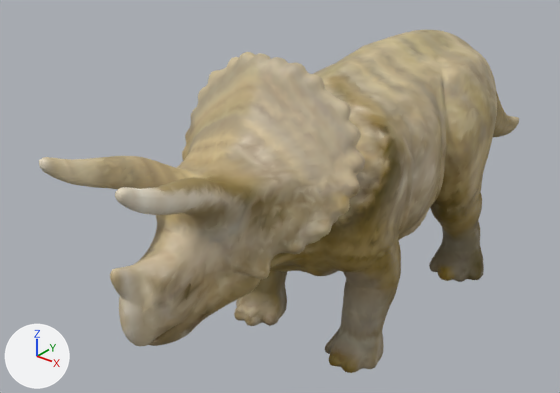
A saved change to the glTF model assets/triceratops_rigged.glb.
Before and after are seen from a 50 mm lens placed at (2.31, -3.86, 2.81), pointed at (-0.42, -0.46, 0.7). The axes (+X, +Y, +Z) are drawn at lower left. The lights are the same throughout. The picture after the commit comes second.

Script lines for the objects in view, before the commit:
```python
me_triceratops = bpy.data.meshes.new('Triceratops')
me_triceratops.from_pydata(...)  # 35000 vertices, 69999 faces; spans x -0.56..0.56, y -2.23..2.23, z 0.0..1.8
me_triceratops.materials.append(mat_defaultmaterial)
ob_triceratopsmesh = bpy.data.objects.new('TriceratopsMesh', me_triceratops)
ob_triceratopsmesh.location = (0.0, 0.0, 0.0)
```
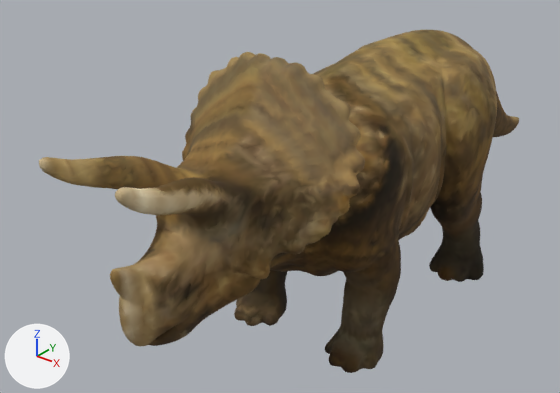
Location of each change, [x1, y1, x2, y2] in pixels of the pictures (560 x 393 px):
part 1 of me_triceratops, recoloured (darker)
    both: [155, 92, 515, 373]
part 2 of me_triceratops, recoloured
    both: [144, 74, 517, 369]
part 3 of me_triceratops, recoloured (beige to brown)
    both: [39, 30, 519, 346]

The edits, one by one:
me_triceratops has 35000 vertices, 69999 faces and spans x -0.56..0.56, y -2.23..2.23, z 0.0..1.8.
me_triceratops is used by ob_triceratopsmesh; location (0.0, 0.0, 0.0).
me_triceratops part 1: 25594 faces centred in x -0.56..0.56, y -1.94..2.08, z 0.0..1.54 are repainted in the vertex colours; the middle colour goes from yellow #8f7a40 to brown #47320d.
me_triceratops part 2: 11315 faces centred in x -0.56..0.56, y -2.01..2.12, z 0.0..1.74 are repainted in the vertex colours; the middle colour goes from brown #a79368 to brown #624922.
me_triceratops part 3: 33090 faces centred in x -0.56..0.56, y -2.23..2.22, z 0.0..1.8 are repainted in the vertex colours; the middle colour goes from beige #bfad87 to brown #856a3d.
